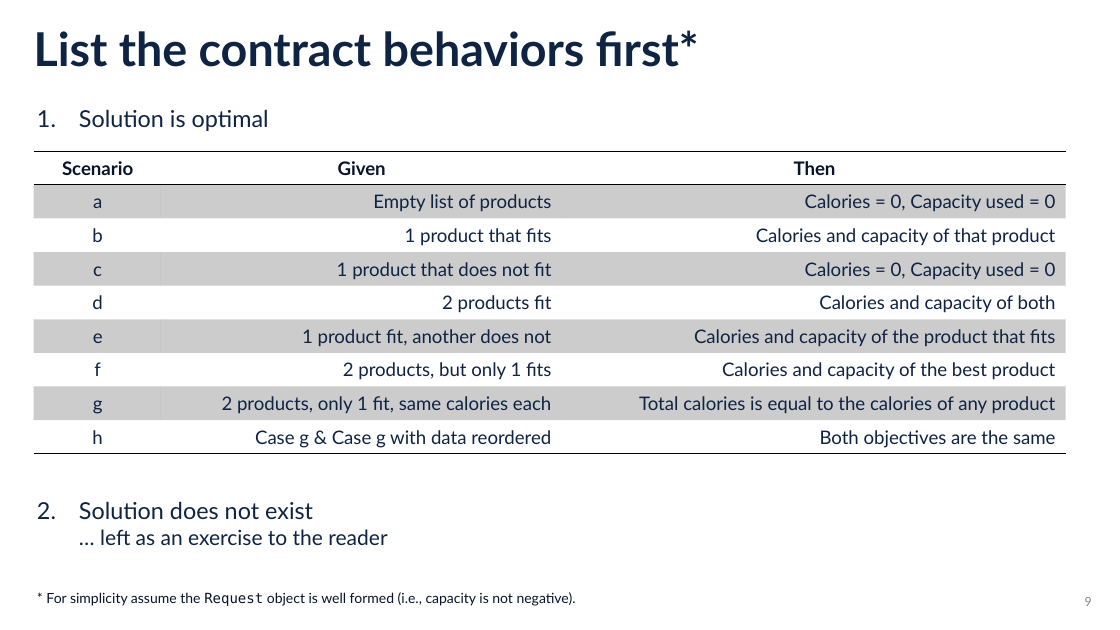
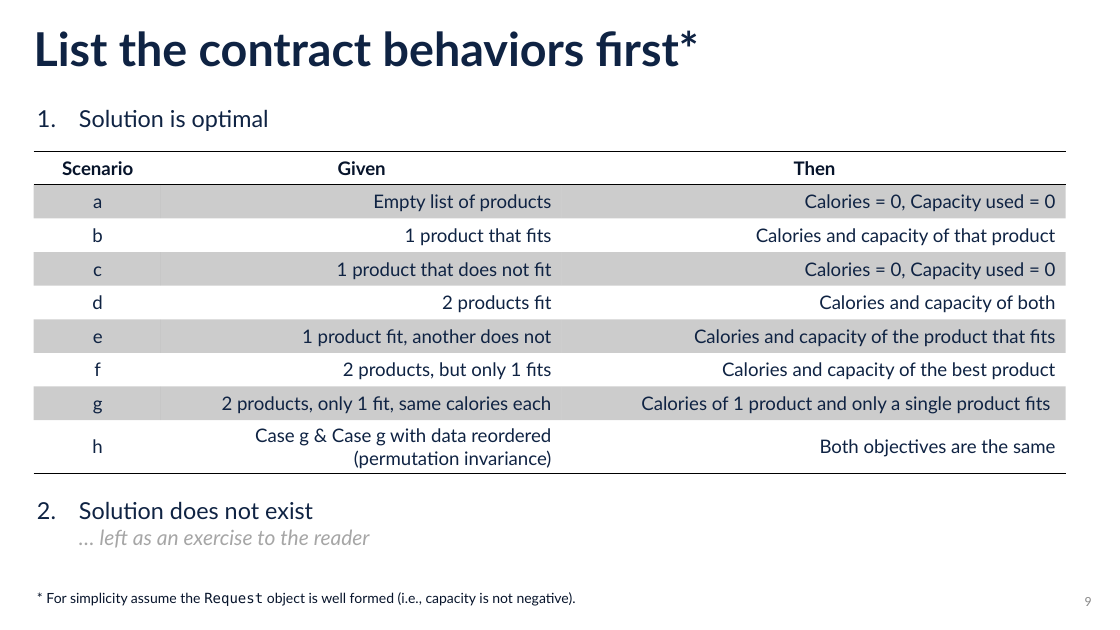
Before and after one commit to sefop/sefop-training-hub, a slide deck: slide 9 of workshops/2026-11-01-informs-annual-meeting/SEFOP Informs Annual Meeting 2026.pptx. Drawn at 1120x630 pixels with LibreOffice and Linux fonts; fonts in the diff are those of the drawing. Boxes give left, top, right and bottom in pixels: in the first picture for what was removed or moved away, otherwise in the second. Text is boxed around its words. In the diff, an @@ line names an element or a change of style, - is before the commit and + after.

```diff
--- a/workshops/2026-11-01-informs-annual-meeting/SEFOP Informs Annual Meeting 2026.pptx
+++ b/workshops/2026-11-01-informs-annual-meeting/SEFOP Informs Annual Meeting 2026.pptx
@@ table at (x1=34, y1=151, x2=1066, y2=473) @@
-row 8, column 3: Total calories is equal to the calories of any product
+row 8, column 3: Calories of 1 product and only a single product fits
-row 9, column 2: Case g & Case g with data reordered
+row 9, column 2: Case g & Case g with data reordered (permutation invariance)
@@ text at (x1=100, y1=529, x2=370, y2=548): text colour #0F2343 to #A6A6A6, italic on in "… left as an exercise to the ..." @@
```
Also in this commit, not shown: 3 other slides changed.
